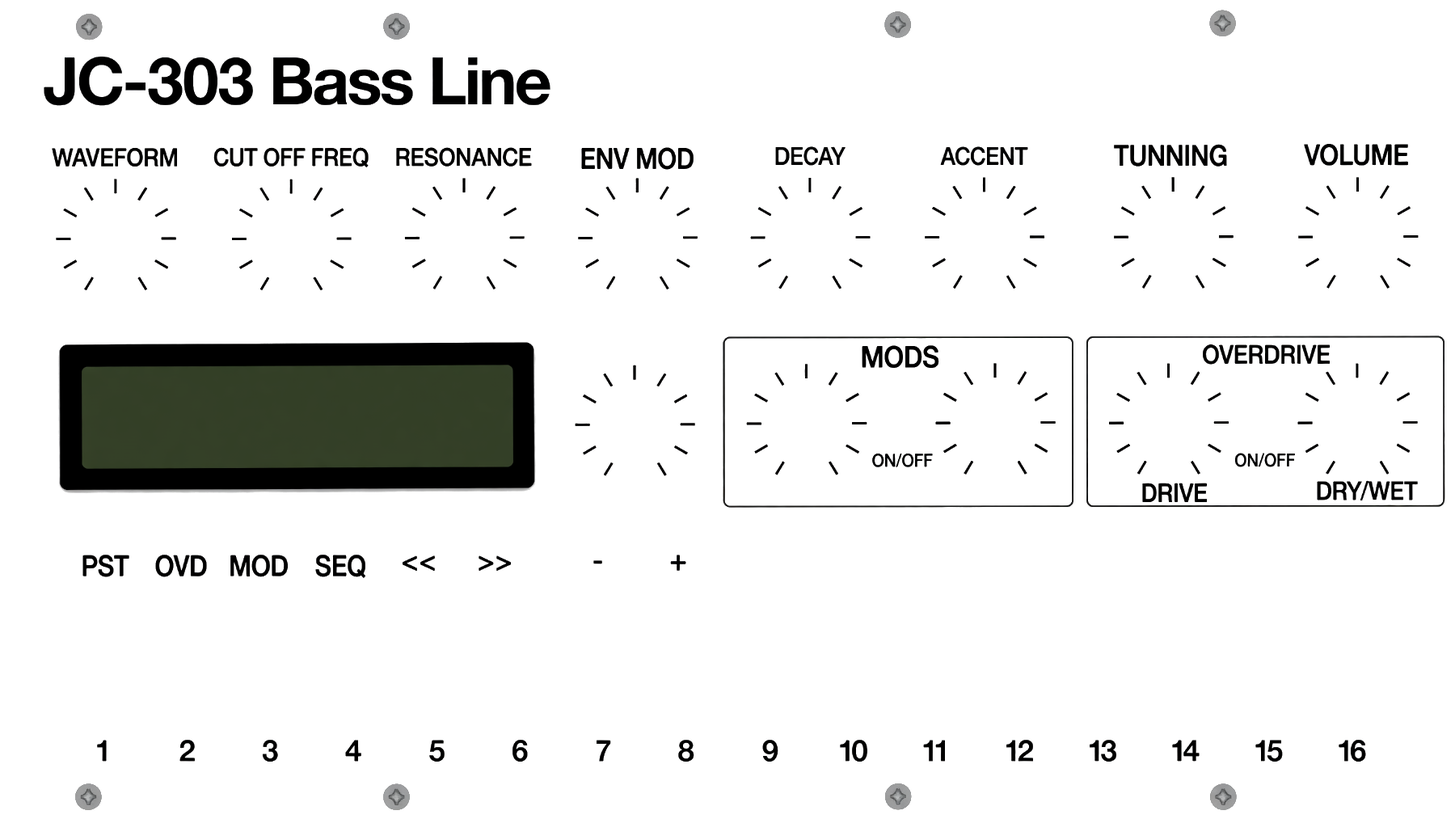
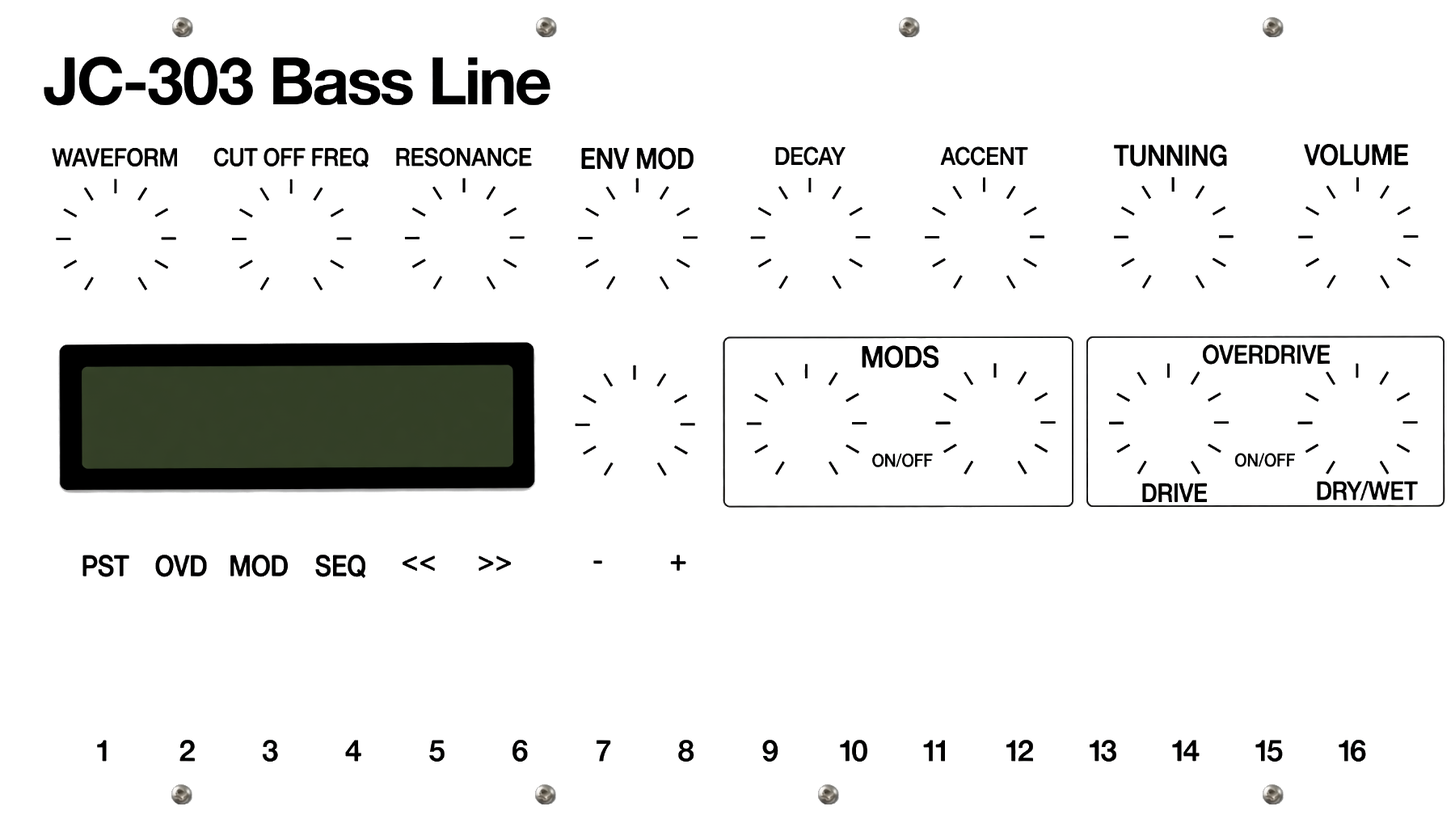
Before/after of a 1455x819 layered artwork. What changed in the layer stack:
added layer "screw 8" above "screw 7" over [1262, 784, 1284, 805]
added layer "screw 7" above "screw 6" over [818, 784, 840, 805]
added layer "screw 6" above "screw 5" over [535, 784, 557, 805]
added layer "screw 5" above "screw 4" over [171, 784, 193, 805]
added layer "screw 4" above "screw 3" over [1262, 16, 1284, 38]
added layer "screw 3" above "screw 2" over [898, 16, 920, 38]
added layer "screw 2" above "screw 1" over [535, 16, 557, 38]
added layer "screw 1" above "labels-display2.png" over [172, 16, 194, 38]
painted on "labels-display2.png" over [75, 9, 1237, 810]
